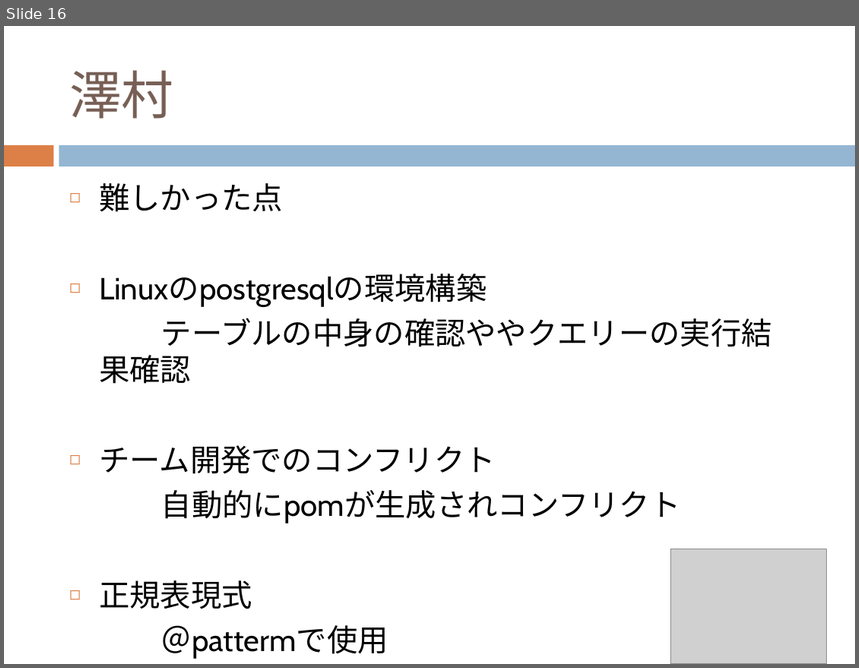
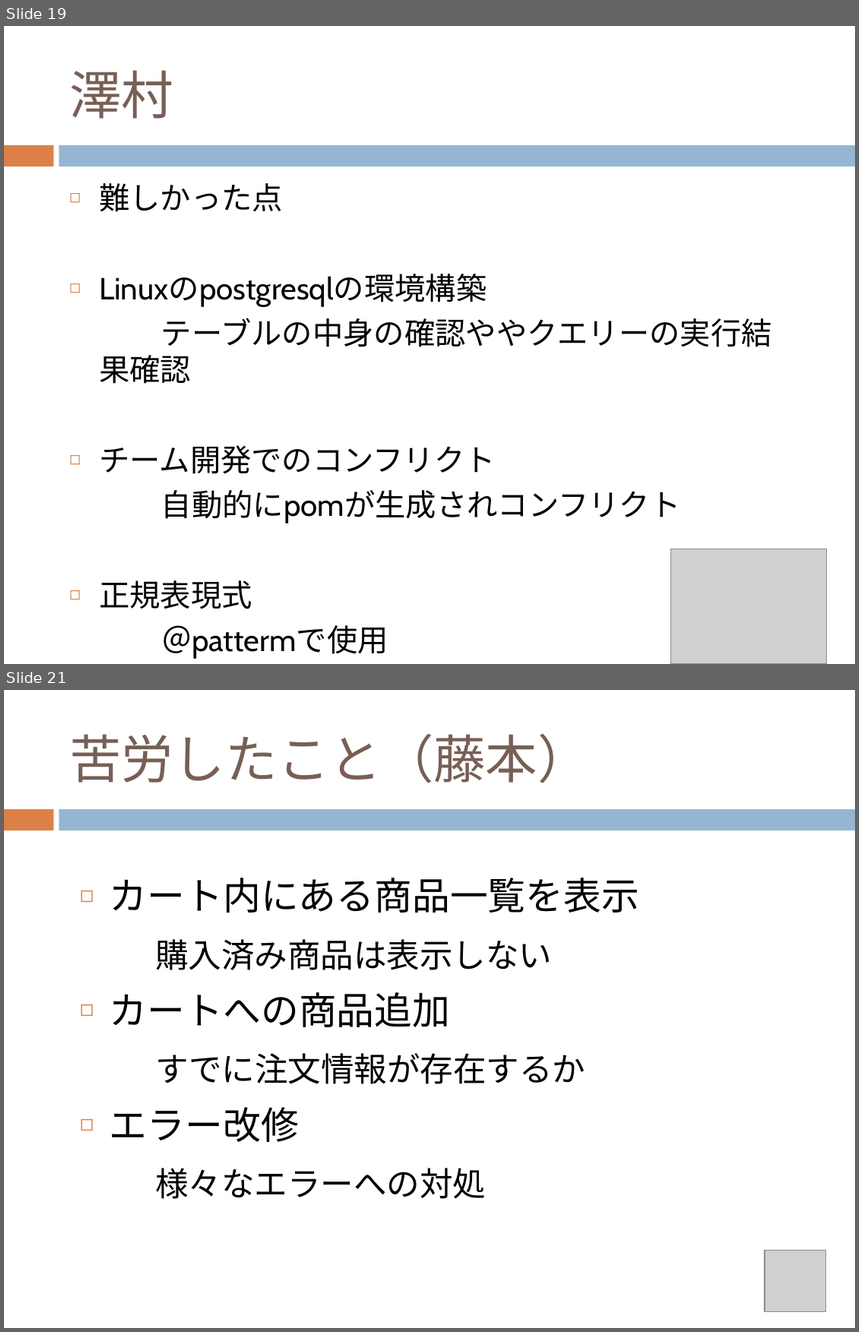
Before and after one commit to chocomegane/springC, a slide deck: document/ECサイト.pptx. Shown one above the other, each under a label of ours: slide 16 before the commit, slides 19 and 21 after it; the slides between them are not shown. The pictures are 859x668 and 859x1332 pixels, drawn with LibreOffice and Linux fonts; fonts in the diff are those of the drawing; grey boxes stand for pictures. Boxes give left, top, right and bottom in pixels: in the first picture for what was removed or moved away, otherwise in the second. Text is boxed around its words. In the diff, an @@ line names an element or a change of style, - is before the commit and + after.

```diff
--- a/document/ECサイト.pptx
+++ b/document/ECサイト.pptx
@@ slide 21 added at (4, 690, 855, 1328), background #FFFFFF; not listed: 2 template elements that a slide beside it also shows @@
@@ title added at (69, 733, 590, 783), 44 pt, text #775F55 @@
+苦労したこと（藤本）
@@ text added at (110, 878, 639, 1199), 28 pt, text #000000 @@
+◻ カート内にある商品一覧を表示
+購入済み商品は表示しない
+◻ カートへの商品追加
+すでに注文情報が存在するか
+◻ エラー改修
+様々なエラーへの対処
@@ picture added at (765, 1250, 826, 1312) @@
@@ what was slide 16 is now slide 19 @@
```
Also in this commit, not shown: 4 slides changed, 14 other slides added, 9 slides removed.
